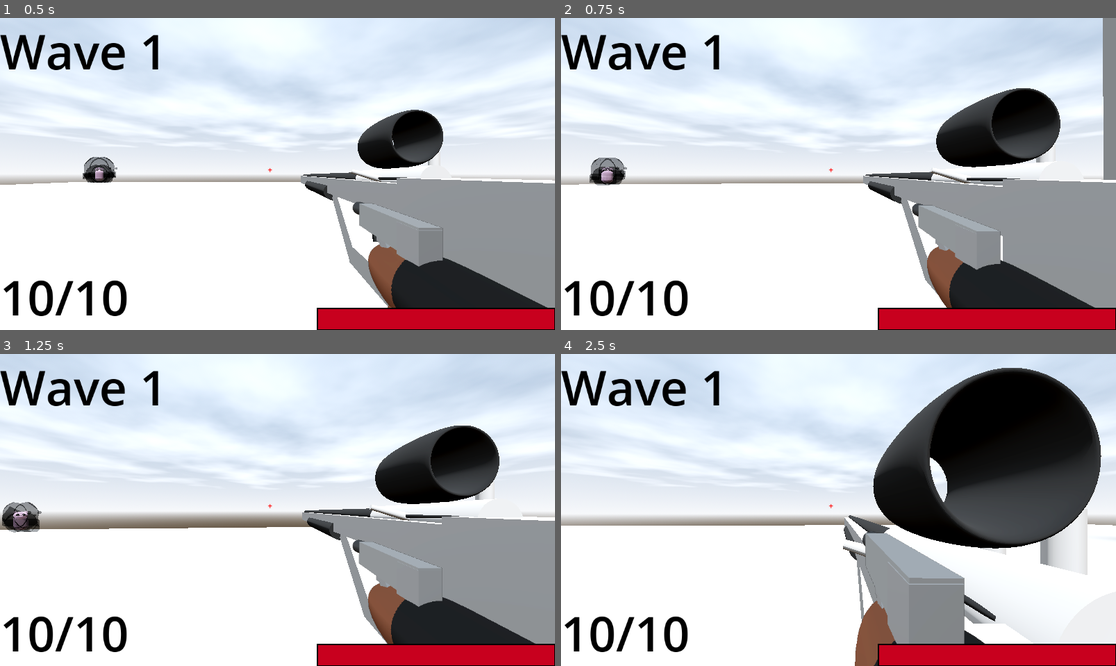
Above: before the commit, frames 1-4 (two rows, left to right).
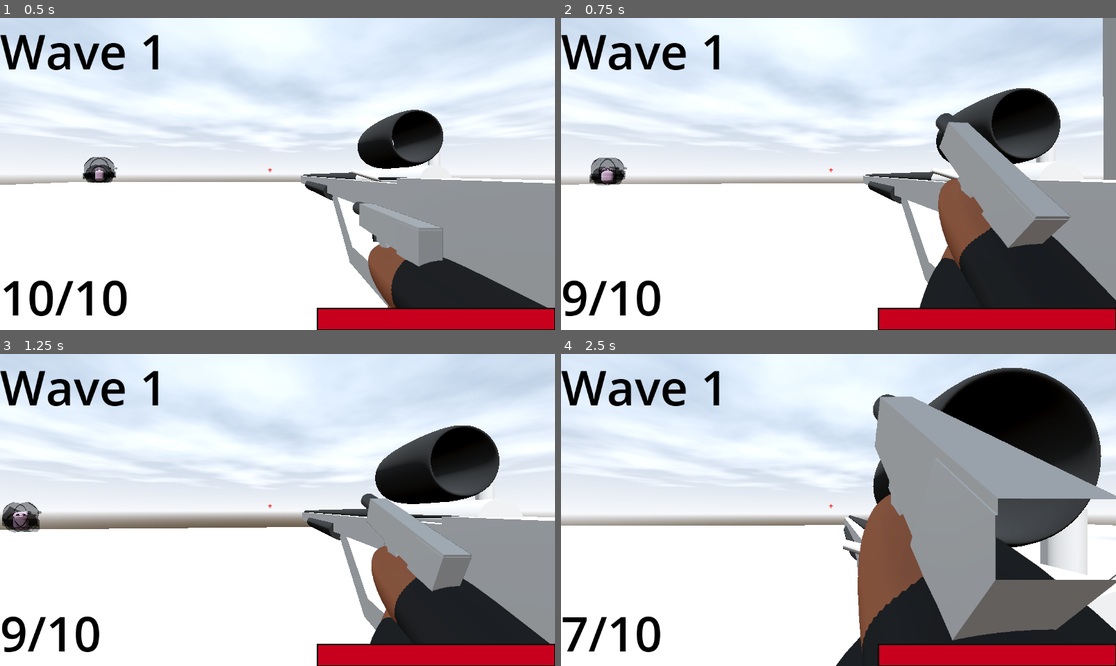
Above: after the commit, the same moments.

Repository: DylanFrenzy/The-Trials-and-Tribulations-of-Tim-Cheese
Game: Godot game, scene res://scenes/main.tscn
Two runs of this game, one before a commit and one after it. Both use one fixed random seed, a clock stepped at 60 frames per second and the inputs below.
Inputs (mouse positions are in pixels of both pictures, inside the frame that each line leads up to):
- Up to frame 1 (0.5 s): no input
- Up to frame 2 (0.75 s): move the mouse to (866, 174) at 0.52 s; press the mouse at (866, 174) at 0.53 s; hold W (move_forward) from 0.53 s (still down)
- Up to frame 3 (1.25 s): keep holding W (move_forward); tap Space (jump) at 0.77 s
- Up to frame 4 (2.5 s): keep holding W (move_forward); move the mouse to (810, 510) at 1.27 s; release the mouse at (810, 510) at 1.28 s; click (810, 510) at 1.35 s; tap Space (jump) at 1.52 s; move the mouse to (849, 503) at 2.02 s; hold Right mouse button (zoom) from 2.03 s (still down); click (849, 503) at 2.3 s

Frame 1 is identical in both runs. In frame 2, 9.3% of the frame differs, in the area x 0-100%, y 30-96%; in frame 3, 6.1%; in frame 4, 25%, in the area x 0-100%, y 12-100%.

Commit message:
make ui ignore mouse input

Diff:
--- a/3d-project/project.godot
+++ b/3d-project/project.godot
@@ -45,11 +45,6 @@
 "events": [Object(InputEventKey,"resource_local_to_scene":false,"resource_name":"","device":-1,"window_id":0,"alt_press …(192 unchanged characters)…
 ]
 }
-shoot={
-"deadzone": 0.2,
-"events": [Object(InputEventMouseButton,"resource_local_to_scene":false,"resource_name":"","device":-1,"window_id":0,"alt_pressed":false,"shift_pressed":false,"ctrl_pressed":false,"meta_pressed":false,"button_mask":1,"position":Vector2(106, 26),"global_position":Vector2(120, 99),"factor":1.0,"button_index":1,"canceled":false,"pressed":true,"double_click":false,"script":null)
-]
-}
 jump={
 "deadzone": 0.2,
 "events": [Object(InputEventKey,"resource_local_to_scene":false,"resource_name":"","device":-1,"window_id":0,"alt_press …(191 unchanged characters)…
@@ -65,3 +60,8 @@
 "events": [Object(InputEventMouseButton,"resource_local_to_scene":false,"resource_name":"","device":-1,"window_id":0,"a …(259 unchanged characters)…
 ]
 }
+shoot={
+"deadzone": 0.2,
+"events": [Object(InputEventMouseButton,"resource_local_to_scene":false,"resource_name":"","device":-1,"window_id":0,"alt_pressed":false,"shift_pressed":false,"ctrl_pressed":false,"meta_pressed":false,"button_mask":1,"position":Vector2(156, 10),"global_position":Vector2(165, 58),"factor":1.0,"button_index":1,"canceled":false,"pressed":true,"double_click":false,"script":null)
+]
+}
--- a/3d-project/scenes/hud.tscn
+++ b/3d-project/scenes/hud.tscn
@@ -25,6 +25,7 @@
 anchor_bottom = 1.0
 grow_horizontal = 2
 grow_vertical = 2
+mouse_filter = 2
 
 [node name="wave_display" type="Label" parent="."]
 layout_mode = 0
--- a/3d-project/scripts/pistol.gd
+++ b/3d-project/scripts/pistol.gd
@@ -15,7 +15,7 @@
 	$AnimationPlayer.play("idle")
 	update_ammo_display(current_ammo)
 
-func _input(event: InputEvent) -> void:
+func _input(event):
 	if (event.is_action_pressed("shoot")):
 		if ani_player.is_playing(): return
 		if current_ammo != 0:
